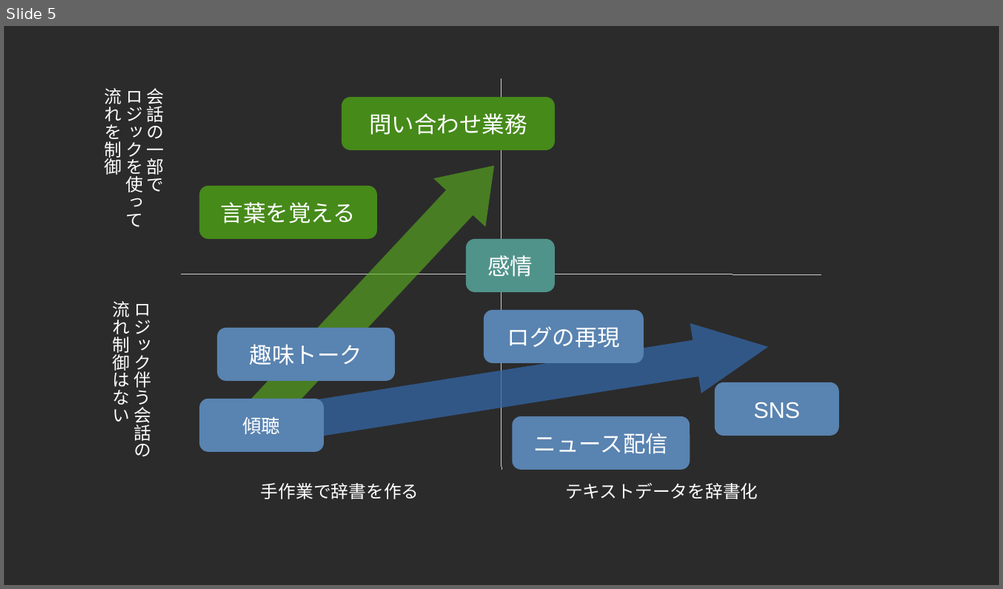
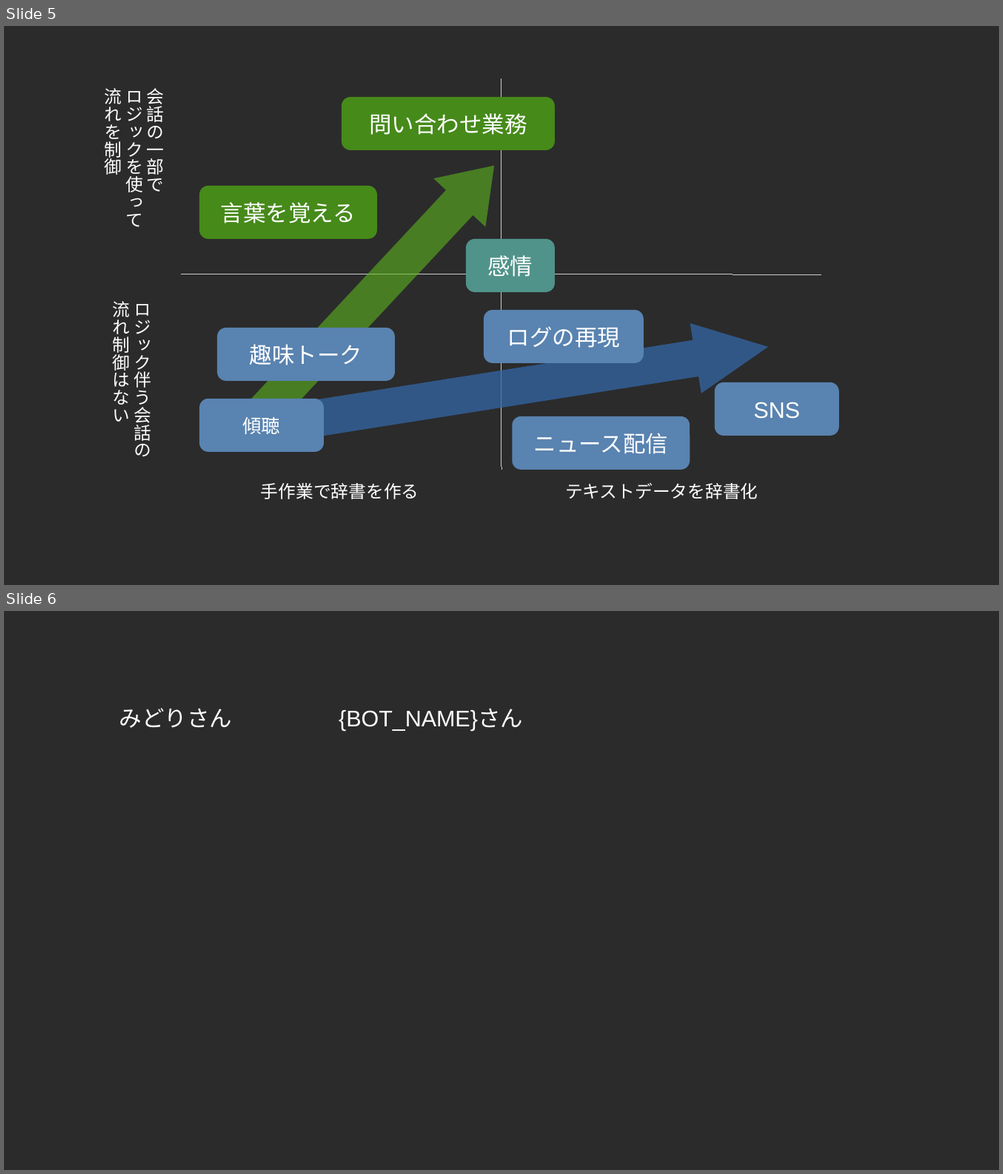
Before and after one commit to shinichi-kato/muno-site-scratch, a slide deck: static/原図.odp. Shown one above the other, each under a label of ours: slide 5 before the commit, slides 5 and 6 after it. The pictures are 1003x589 and 1003x1174 pixels, drawn with LibreOffice and Linux fonts; fonts in the diff are those of the drawing; background and template pictures are left out; a plain dark background stands for a picture behind light text. Boxes give left, top, right and bottom in pixels: in the first picture for what was removed or moved away, otherwise in the second. Text is boxed around its words. In the diff, an @@ line names an element or a change of style, - is before the commit and + after.

```diff
--- a/static/原図.odp
+++ b/static/原図.odp
@@ slide 6 added at <box>4,611,999,1170</box>, background picture (left out) @@
@@ text added at <box>119,708,232,728</box>, 18 pt, text #FFFFFF @@
+みどりさん
@@ text added at <box>338,709,523,731</box>, 18 pt, text #FFFFFF @@
+{BOT_NAME}さん
```
Also in this commit, not shown: 9 other files.
